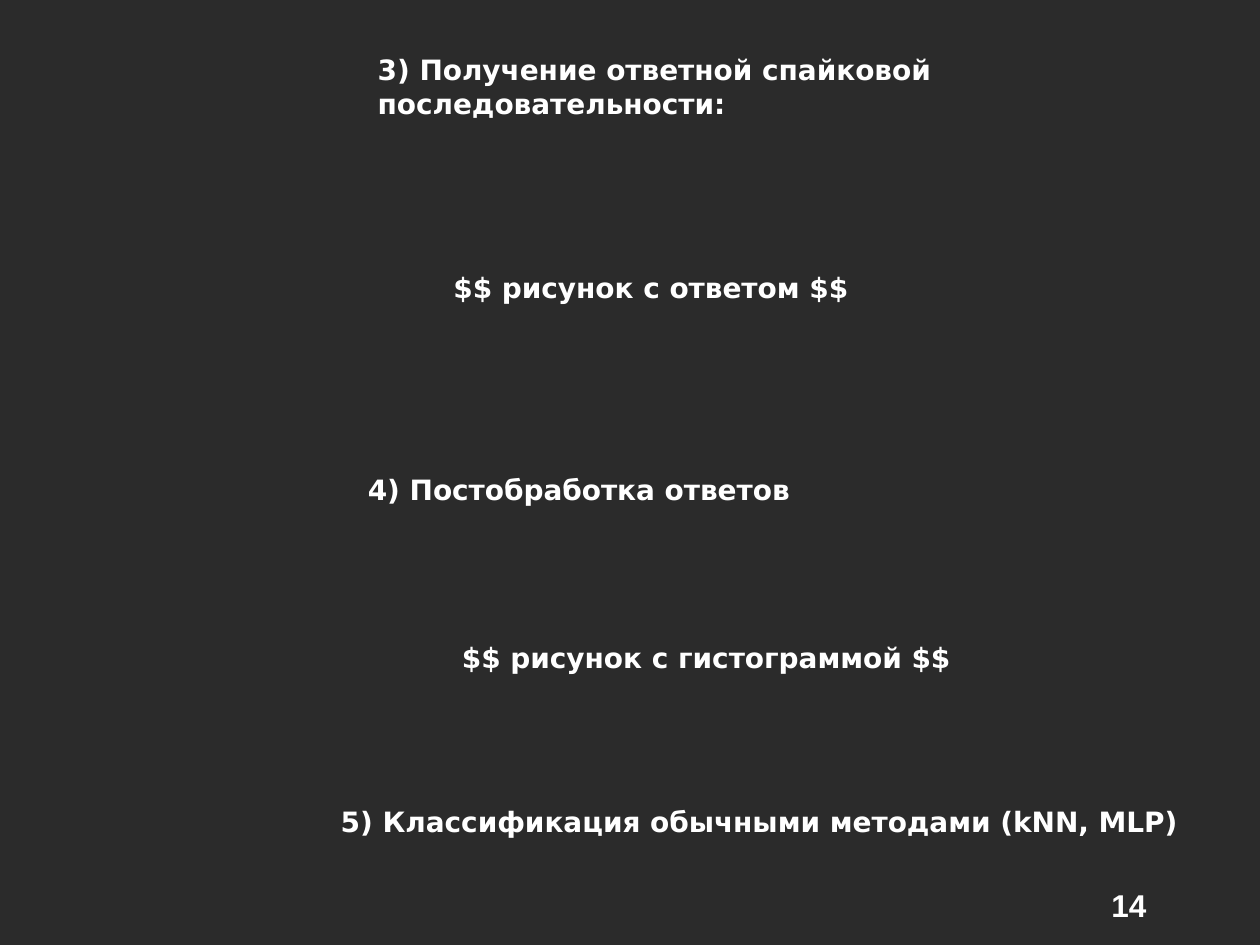
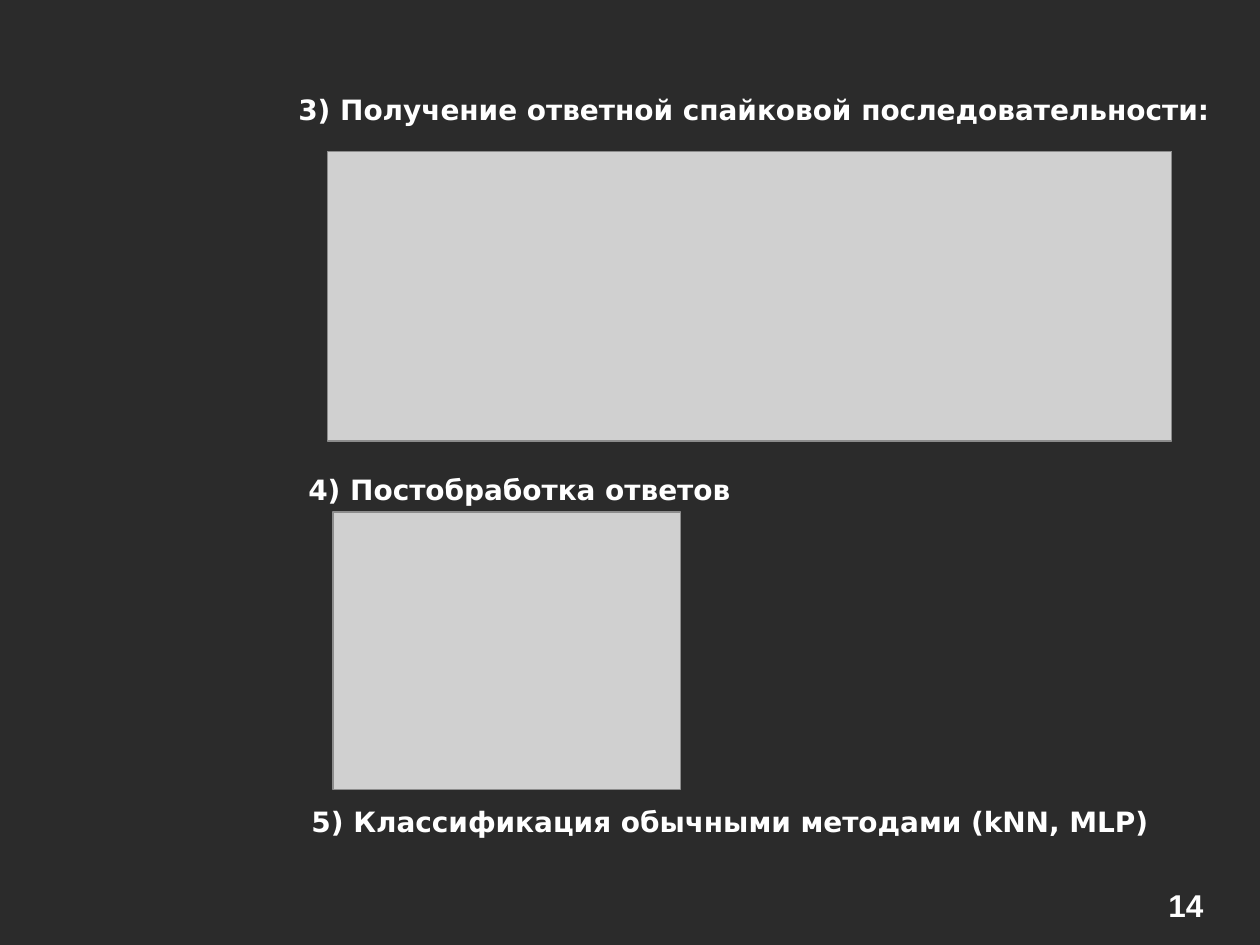
Before and after one commit to alexeyche/alexeyche-junk, a slide deck: slide 14 of cns/doc/conf.ppt. Drawn at 1260x945 pixels with LibreOffice and Linux fonts; fonts in the diff are those of the drawing; grey boxes stand for pictures; background and template pictures are left out; a plain dark background stands for a picture behind light text. Boxes give left, top, right and bottom in pixels: in the first picture for what was removed or moved away, otherwise in the second. Text is boxed around its words. In the diff, an @@ line names an element or a change of style, - is before the commit and + after.

```diff
--- a/cns/doc/conf.ppt
+++ b/cns/doc/conf.ppt
@@ text "3) Получение ответной спайковой последовательности:" rewrapped from (378, 58, 931, 118) to (298, 98, 1209, 126) @@
@@ picture added at (328, 151, 1172, 441) @@
@@ text removed at (502, 282, 800, 304) @@
-$$ рисунок с ответом $$
@@ text "4) Постобработка ответов": place and size @@
-text "4) Постобработка ответов" at (368, 478, 790, 506)
+text "4) Постобработка ответов" at (308, 478, 730, 506)
@@ picture added at (333, 512, 680, 789) @@
@@ text removed at (510, 646, 902, 674) @@
-$$ рисунок с гистограммой $$
@@ text "5) Классификация обычными методами (kNN, ...": place and size @@
-text "5) Классификация обычными методами (kNN, ..." at (341, 810, 1178, 838)
+text "5) Классификация обычными методами (kNN, ..." at (311, 810, 1148, 838)
@@ page number: place and size @@
-page number at (1111, 895, 1146, 917)
+page number at (1168, 895, 1203, 917)
```
Also in this commit, not shown: 13 other slides changed, 1 slide added, 1 slide removed, 1 other file.
